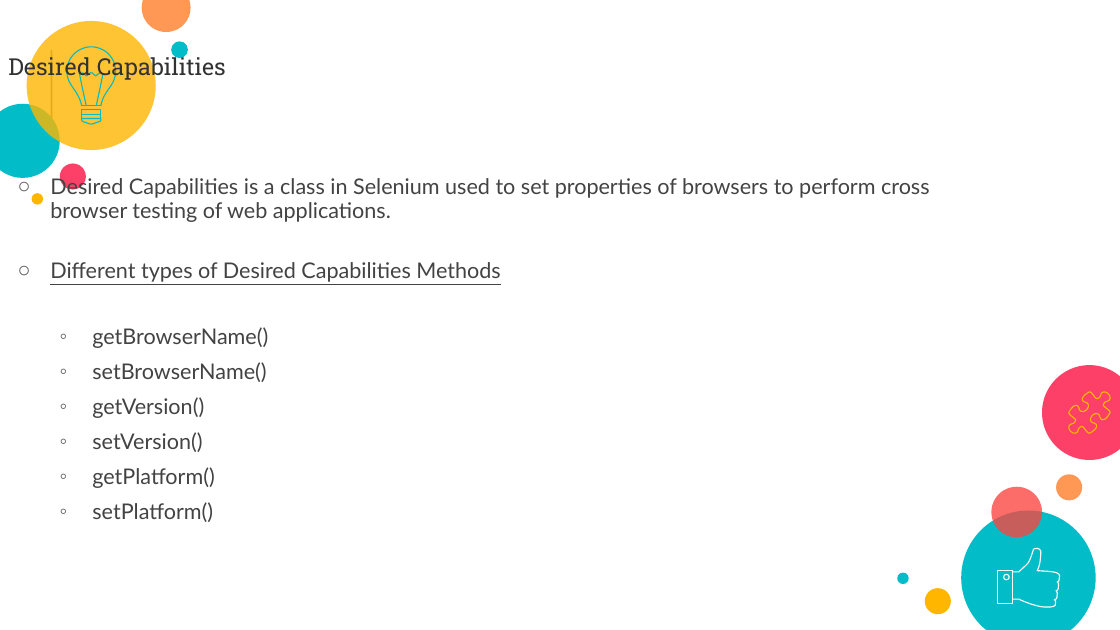
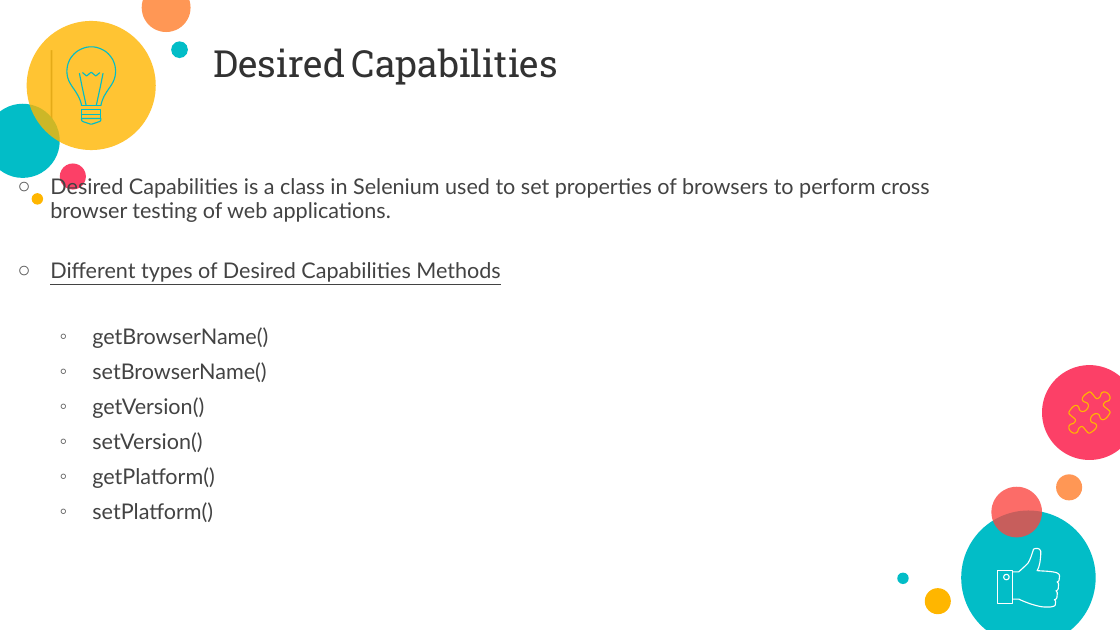
Before and after one commit to ashwinbalajiks/pragra-docs, a slide deck: slide 18 of Selenium/Pragra_Selenium_Draft_12Nov.pptx. Drawn at 1120x630 pixels with LibreOffice and Linux fonts; fonts in the diff are those of the drawing; background and template pictures are left out. Boxes give left, top, right and bottom in pixels: in the first picture for what was removed or moved away, otherwise in the second. Text is boxed around its words. In the diff, an @@ line names an element or a change of style, - is before the commit and + after.

```diff
--- a/Selenium/Pragra_Selenium_Draft_12Nov.pptx
+++ b/Selenium/Pragra_Selenium_Draft_12Nov.pptx
@@ title "Desired Capabilities": place and size @@
-title "Desired Capabilities" at [8,54,226,81]
+title "Desired Capabilities" at [214,48,558,85]
@@ title "Desired Capabilities" at [214,48,558,85]: size 20 to 32 pt @@
```
Also in this commit, not shown: 6 other slides changed, 2 slides added, 2 slides removed.
